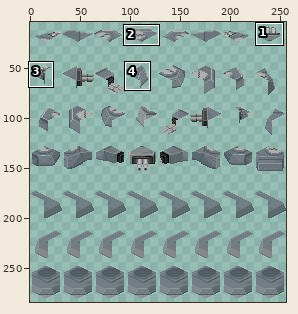
One commit to this sprite sheet: Resources/UnitSprites/SWUPPERLASCturret.png. Above: a wide view before the commit, with the close-up outlined.
Close-up. Before:
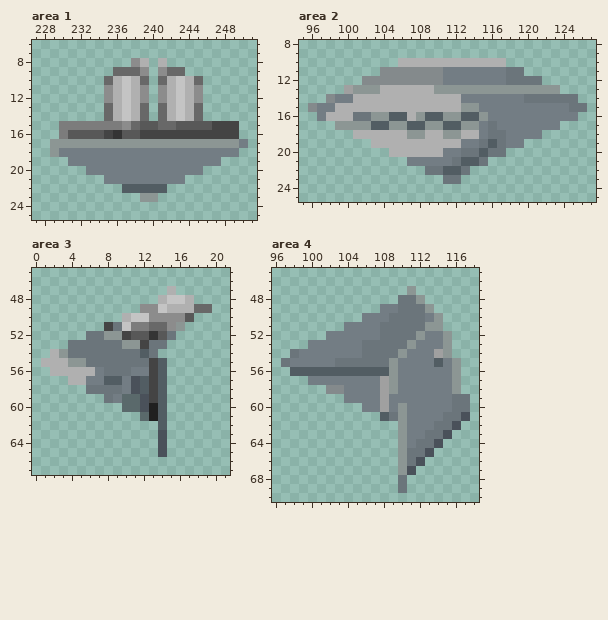
The file is 256x320 pixels. Shown: area 1: x 227..251, y 6..25; area 2: x 95..127, y 8..25; area 3: x 0..21, y 45..67; area 4: x 96..118, y 45..70. The old version is drawn lined up with the new one. The wide view leaves out empty margins. The commit also changed other parts of the picture, which this record leaves out.
And afterwards:
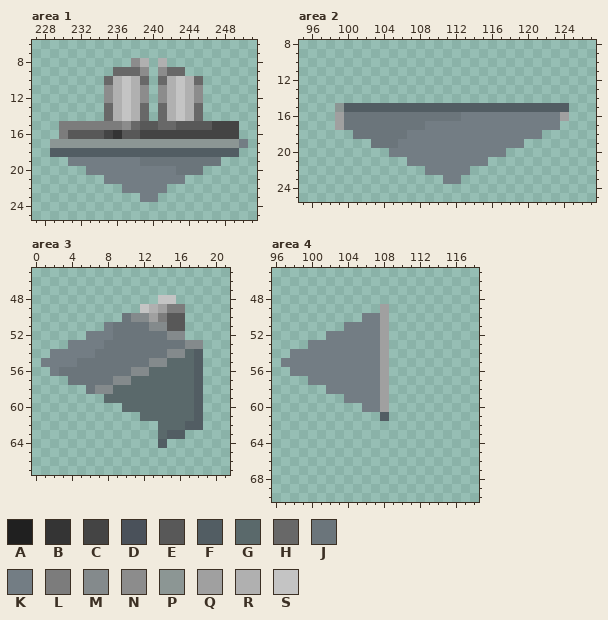
Palette (. is transparent): A #202020  B #343434  C #444444  D #4a515a  E #585858  F #525d63  G #5a696b  H #686868  J #6b757b  K #737d84  L #7c7c7c  M #848a8c  N #8c8c8c  P #8c9694  Q #a0a0a0  R #b0b0b0  S #c4c4c4
From old to new:
whole drawing moved by +0,+8 (the old picture is shown already moved)
Changed rows in their new state; - is an unchanged pixel.
Area 1:
first column x 229:
18 FFFFFFFFFFFFFFFFFFFFF
19 ----------JJJJJJJJJ--
20 --------------JJJ----
22 --------KKKKK--------
23 ----------KK---------
Area 2:
first column x 96:
10 ----------............---------
11 --------................-------
12 ------....................-----
13 ----........................---
14 --............................-
15 ...PFFFFFFFFFFFFFFFFFFFFFFFFF..
16 -..QJ--JJJJJJJJJJKKK--------Q.-
17 ---QJJJJJJJJJKKKKKK-K----------
18 -----JJJJJJKKKKKKKK-KK---------
19 -------JJJKKKKKKK--KKK---------
20 ---------KKKKKK--KKKKK---------
21 ----------------KKKK-----------
22 -------------KKKKK-------------
23 ---------------KK--------------
Area 3:
first column x 1:
47 --------------.----
48 -------------S-..--
49 -----------SRQLL...
50 ---------JMMQLEE.--
51 -------K-JJJMMEE---
52 -----KKKJJJJJJMM---
53 ---KKKK--JJJ--JJMM-
54 -KKKKK-----J-JMMGF-
55 KKKKJ-------MMGGGF-
56 -KJJJJJ---MMGGGGGF-
57 ---JJJJJMMGGGGGGGF-
58 ------MMGGGGGGGGGF-
59 -------GG--GGGGGGF-
60 -----------GGGGGGF-
61 ------------GGGGGF-
62 -------------GGGFF-
63 -------------GFF---
64 -------------F-----
65 -------------.-----
Area 4:
first column x 97:
47 --------------.------
48 -------------...-----
49 -----------Q.....----
50 -----------Q......---
51 -----------Q......---
52 -----------Q.......--
53 ---------KKQ.......--
54 -K-------KKQ.......--
55 K-----KKKKKQ........-
56 -KKKKKKKKKKQ........-
57 ------------........-
58 -----KK-----........-
59 ------------.........
60 ------------.........
61 ------------.........
62 -------------.......-
63 -------------......--
64 -------------.....---
65 -------------....----
66 -------------...-----
67 -------------..------
68 -------------.-------
69 -------------.-------
Where, in picture pixels (left, top, right, bottom), the same in both close-ups:
changed: (50, 148, 239, 202)
changed: (308, 58, 587, 184)
changed: (41, 286, 212, 457)
changed: (281, 286, 470, 493)
